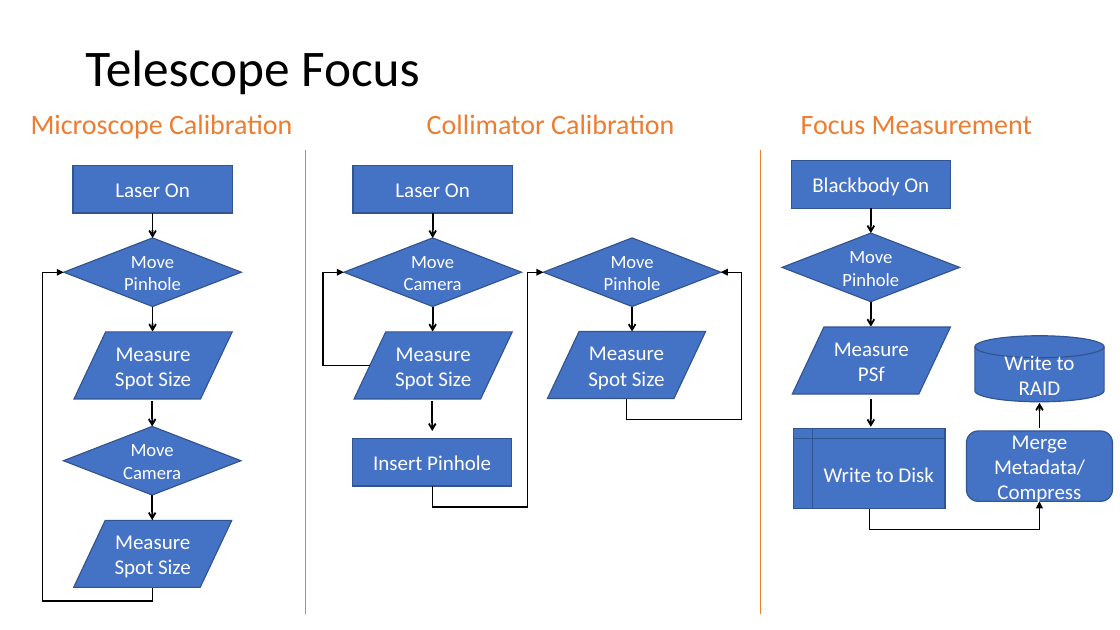
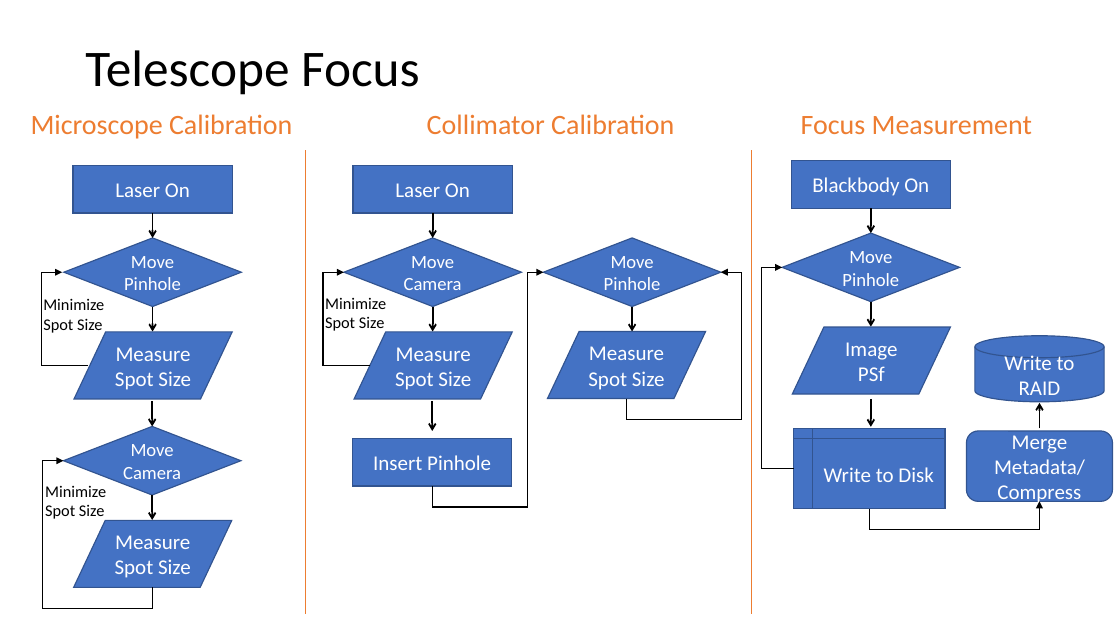
Before and after one commit to samcondon4/SPHEREx-lab-tools, a slide deck: slide 6 of SPHEREx-Calibration-Automation/presentations/SPHEREx_Calibration_Automation_Plan__Optics_Meeting_02162021.pptx. Drawn at 1120x630 pixels with LibreOffice and Linux fonts; fonts in the diff are those of the drawing. Boxes give left, top, right and bottom in pixels: in the first picture for what was removed or moved away, otherwise in the second. Text is boxed around its words. In the diff, an @@ line names an element or a change of style, - is before the commit and + after.

Commit message:
Corrected some arrows, added some text

```diff
--- a/SPHEREx-Calibration-Automation/presentations/SPHEREx_Calibration_Automation_Plan__Optics_Meeting_02162021.pptx
+++ b/SPHEREx-Calibration-Automation/presentations/SPHEREx_Calibration_Automation_Plan__Optics_Meeting_02162021.pptx
@@ line moved from (760, 150) - (760, 614) to (752, 150) - (752, 614) @@
@@ elbow arrow added from (794, 469) to (782, 267), #000000 1 pt @@
@@ elbow arrow moved from (153, 473) - (64, 272) to (88, 365) - (62, 272) @@
@@ text added at <box>43,298,104,333</box>, 14 pt, text #000000 @@
+Minimize Spot Size
@@ text added at <box>325,298,386,333</box>, 14 pt, text #000000 @@
+Minimize Spot Size
@@ text in flow chart input output at <box>845,342,897,381</box>: text changed @@
-Measure PSf
+Image PSf
@@ elbow arrow added from (153, 587) to (64, 460), #000000 1 pt @@
@@ text added at <box>45,486,106,521</box>, 14 pt, text #000000 @@
+Minimize Spot Size
```
Also in this commit, not shown: 1 other slide changed.
